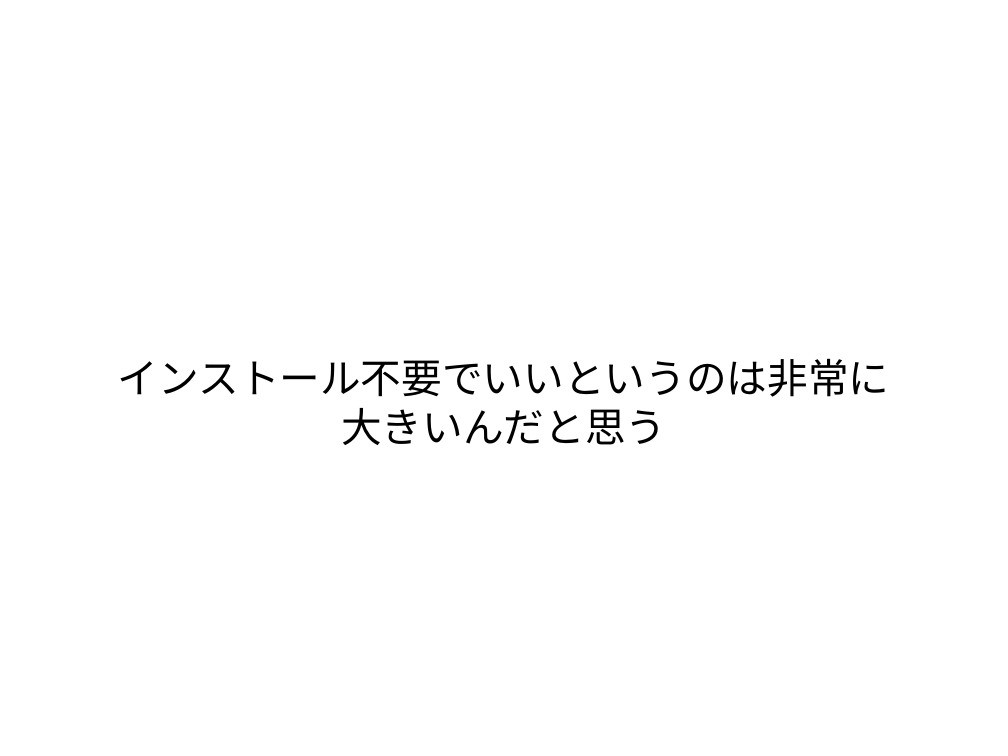
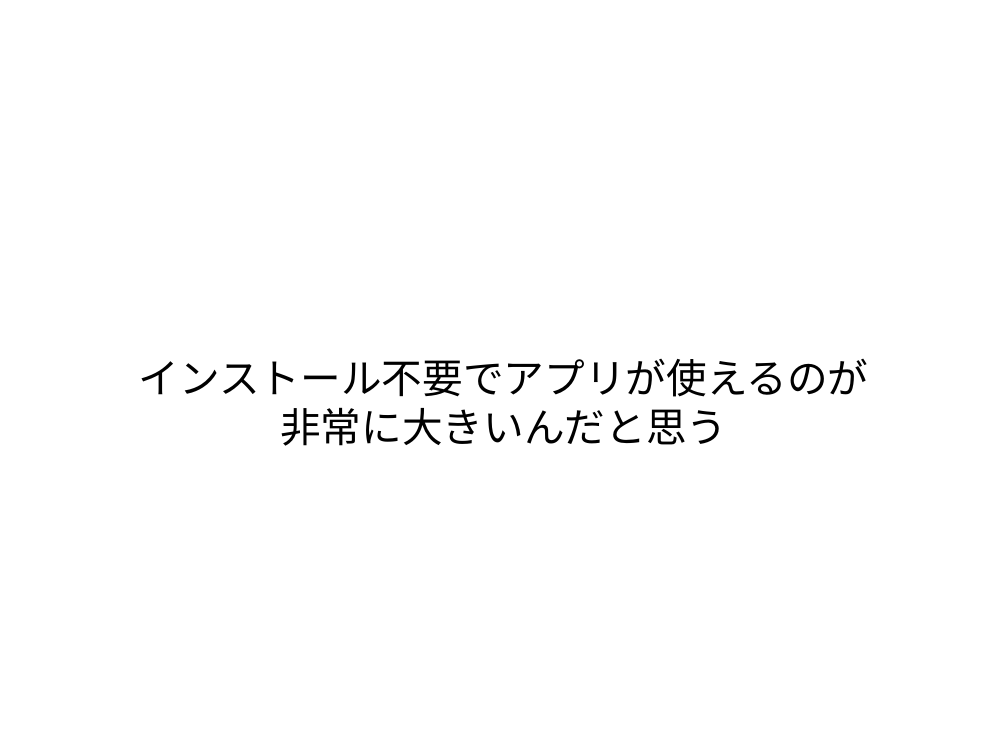
Before and after one commit to masakura/slides, a slide deck: slide 13 of html5jk#1/slide1.odp. Drawn at 1008x756 pixels with LibreOffice and Linux fonts; fonts in the diff are those of the drawing; background and template pictures are left out. Boxes give left, top, right and bottom in pixels: in the first picture for what was removed or moved away, otherwise in the second. Text is boxed around its words. In the diff, an @@ line names an element or a change of style, - is before the commit and + after.

```diff
--- a/html5jk#1/slide1.odp
+++ b/html5jk#1/slide1.odp
@@ subtitle at [139, 359, 869, 446]: text changed @@
-インストール不要でいいというのは非常に
-大きいんだと思う
+インストール不要でアプリが使えるのが
+非常に大きいんだと思う
```
Also in this commit, not shown: 13 other slides changed, 7 slides added, 1 slide removed.
